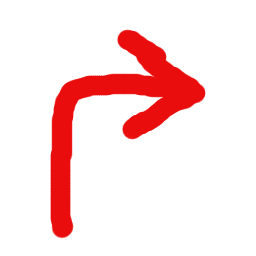
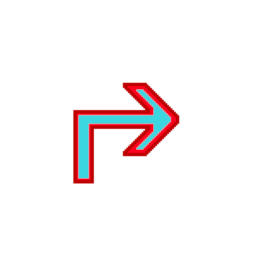
Layer changes from the first 256 x 256 image to the second:
renamed "Background" to "rightarrow.png", painted on it over [50, 29, 206, 239]
